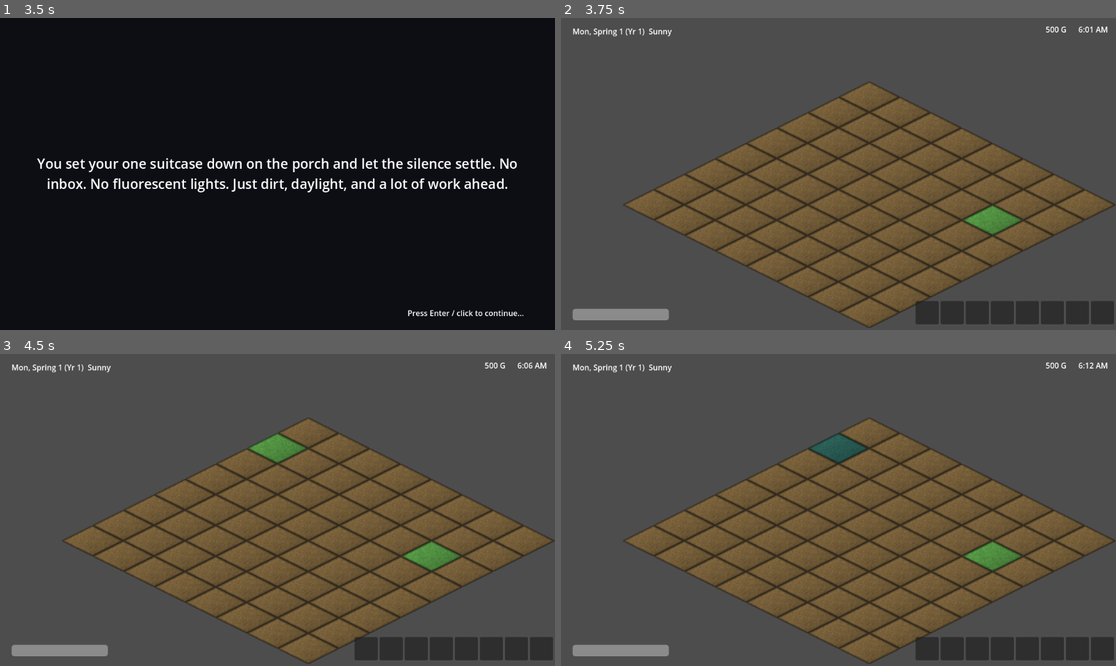
Above: before the commit, frames 1-4 (two rows, left to right).
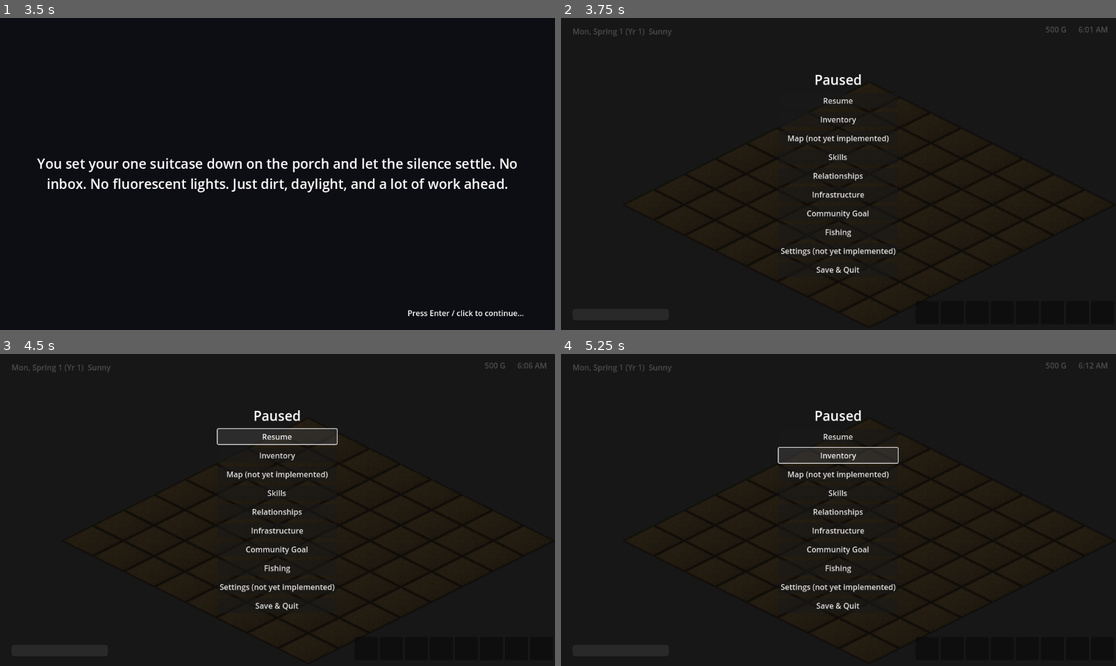
Above: after the commit, the same moments.

Repository: GRITui/story-of-country-side
Game: Godot game, scene res://scenes/Main.tscn
The game is run twice, just before and just after one commit, with the same random seed, the same clock (stepped at 60 frames per second) and the same inputs.
Inputs (mouse positions are in pixels of both pictures, inside the frame that each line leads up to):
- Up to frame 1 (3.5 s): tap Enter (ui_accept) at 0.5, 0.77, 1.25, 2, 2.75 s; move the mouse to (399, 158) at 0.52 s; click (399, 158) at 0.67 s; drag from (166, 189) to (249, 236) at 1.27 s; move the mouse to (333, 105) at 2.02 s; click (333, 105) at 2.17 s; drag from (249, 236) to (111, 127) at 2.77 s
- Up to frame 2 (3.75 s): tap Enter (ui_accept) at 3.5 s; move the mouse to (1005, 220) at 3.52 s; click (1005, 220) at 3.67 s
- Up to frame 3 (4.5 s): tap Enter (ui_accept) at 3.77 s; click (277, 435) at 4.25 s, where only the run after the commit has a clickable "Resume"
- Up to frame 4 (5.25 s): click (838, 453) at 5 s, where only the run after the commit has a clickable "Inventory"

Frame 1 is identical in both runs. In frame 2, 100% of the frame differs, in the area x 0-100%, y 0-100%; in frame 3, 100%; in frame 4, 100%.
Error after the commit: Parse Error: Could not parse global class "RelationshipsOverlay" from "res://scripts/ui/relationships_overlay.gd". (res://scripts/ui/pause_menu.gd:62)

Commit message:
Squad Gamma — Social Simulation (S-Tier P1/P2)
- BirthdayRegistry (6 NPCs, is_birthday_today/get_birthday/get_birthdays_for_date)
- CalendarData + CalendarManager autoload (get_birthdays/festivals_for_date, today helpers)
- RelationshipManager birthday 8x bonus (positive gifts on birthday)
- MarriageManager presentation helpers: get_wedding_date, is_wedding_today, get_wedding_state, get_ceremony_state, get_wedding_countdown_text
- Heart dialogue content: 24 lines across 6 NPCs x levels (Elena/Colton/Sana 2/4/6/8/10 + Marcus/Priya/Tobias 2/4/6), distinct voices per GiftPreferenceTable (miner hates flowers, rancher hates gems, etc.)
- Festival flavor_text for all 4 festivals (bloomtide/sunfield/harvest_moon/hearthlight)
- RelationshipsOverlay birthday indicator 🎂
- CalendarOverlay month view + CalendarOverlay.tscn (birthdays 🎂 / festivals 🎉 / wedding 💒)

Fixes #110, #111, #115, #53. Keep GIFT_PREFERENCE_PATHS 6 NPCs. Lane-disjoint.

Verified headless: birthday 8x, calendar queries, festival flavor, marriage helpers, 24 dialogue lines.

Diff:
--- a/project.godot
+++ b/project.godot
@@ -32,6 +32,7 @@
 WeatherManager="*res://scripts/autoload/weather_manager.gd"
 AudioManager="*res://scripts/autoload/audio_manager.gd"
 SaveManager="*res://scripts/autoload/save_manager.gd"
+CalendarManager="*res://scripts/autoload/calendar_manager.gd"
 
 [rendering]
 
--- /dev/null
+++ b/scenes/ui/CalendarOverlay.tscn
@@ -0,0 +1,59 @@
+[gd_scene load_steps=2 format=3 uid="uid://gamma_calendar_overlay"]
+
+[ext_resource type="Script" path="res://scripts/ui/calendar_overlay.gd" id="1"]
+
+[node name="CalendarOverlay" type="CanvasLayer"]
+script = ExtResource("1")
+
+[node name="Root" type="ColorRect" parent="."]
+anchors_preset = 15
+anchor_right = 1.0
+anchor_bottom = 1.0
+color = Color(0, 0, 0, 0.7)
+
+[node name="Panel" type="PanelContainer" parent="Root"]
+layout_mode = 1
+anchors_preset = 15
+anchor_right = 1.0
+anchor_bottom = 1.0
+offset_left = 32.0
+offset_top = 32.0
+offset_right = -32.0
+offset_bottom = -32.0
+
+[node name="Margin" type="MarginContainer" parent="Root/Panel"]
+layout_mode = 2
+theme_override_constants/margin_left = 20
+theme_override_constants/margin_top = 20
+theme_override_constants/margin_right = 20
+theme_override_constants/margin_bottom = 20
+
+[node name="VBox" type="VBoxContainer" parent="Root/Panel/Margin"]
+layout_mode = 2
+theme_override_constants/separation = 12
+
+[node name="Header" type="HBoxContainer" parent="Root/Panel/Margin/VBox"]
+layout_mode = 2
+
+[node name="TitleLabel" type="Label" parent="Root/Panel/Margin/VBox/Header"]
+layout_mode = 2
+size_flags_horizontal = 3
+text = "Calendar"
+theme_override_font_sizes/font_size = 24
+
+[node name="CloseButton" type="Button" parent="Root/Panel/Margin/VBox/Header"]
+layout_mode = 2
+text = "Close"
+
+[node name="SeasonLabel" type="Label" parent="Root/Panel/Margin/VBox"]
+layout_mode = 2
+text = "Spring — Year 1"
+
+[node name="DayGrid" type="GridContainer" parent="Root/Panel/Margin/VBox"]
+layout_mode = 2
+columns = 7
+
+[node name="DetailLabel" type="Label" parent="Root/Panel/Margin/VBox"]
+layout_mode = 2
+text = "Select a day"
+autowrap_mode = 3
--- /dev/null
+++ b/scripts/autoload/calendar_manager.gd
@@ -0,0 +1,34 @@
+extends Node
+## Autoload: CalendarManager
+## Aggregates birthdays (BirthdayRegistry) + festivals (FestivalManager) for UI.
+const BirthdayRegistryRef = preload("res://scripts/social/birthday_registry.gd")
+
+func get_birthdays_for_date(season: String, day: int) -> Array:
+	return BirthdayRegistryRef.get_birthdays_for_date(season, day)
+
+func get_festivals_for_date(season: String, day: int) -> Array:
+	var result: Array = []
+	if is_instance_valid(FestivalManager):
+		var def = FestivalManager.get_festival_for_date(season, day)
+		if def != null:
+			result.append(def)
+	return result
+
+func get_birthdays_today() -> Array:
+	if not is_instance_valid(TimeManager):
+		return []
+	return get_birthdays_for_date(TimeManager.current_season(), TimeManager.day_in_season)
+
+func get_festivals_today() -> Array:
+	if not is_instance_valid(TimeManager):
+		return []
+	return get_festivals_for_date(TimeManager.current_season(), TimeManager.day_in_season)
+
+func is_birthday_today(npc_name: String) -> bool:
+	return BirthdayRegistryRef.is_birthday_today(npc_name)
+
+func is_any_birthday_today() -> bool:
+	return not get_birthdays_today().is_empty()
+
+func is_festival_today() -> bool:
+	return not get_festivals_today().is_empty()
--- a/scripts/autoload/festival_manager.gd
+++ b/scripts/autoload/festival_manager.gd
@@ -70,10 +70,14 @@
 ## elsewhere. festival_id strings stay internal identifiers (snake_case,
 ## stable independent of the display name players actually see).
 func _register_default_content() -> void:
-	register_festival(_make_festival("bloomtide_fair", "Bloomtide Fair", "Spring", 13))
-	register_festival(_make_festival("sunfield_revel", "Sunfield Revel", "Summer", 15))
-	register_festival(_make_festival("harvest_moon_festival", "Harvest Moon Festival", "Fall", 16))
-	register_festival(_make_festival("hearthlight_festival", "Hearthlight Festival", "Winter", 21))
+	register_festival(_make_festival("bloomtide_fair", "Bloomtide Fair", "Spring", 13,
+		"Spring's first blush — petals on every doorstep, ribbons in the wind, and Elena's flower crowns for every child. Dance barefoot through the meadow at noon."))
+	register_festival(_make_festival("sunfield_revel", "Sunfield Revel", "Summer", 15,
+		"Summer at its golden peak — sunhats, iced tea, and Marcus's dockside fish fry. Stay for the sunset lantern release over the fields."))
+	register_festival(_make_festival("harvest_moon_festival", "Harvest Moon Festival", "Fall", 16,
+		"Autumn's bounty under a honeyed moon — Priya's harvest table groans with corn and pumpkin, and every scarecrow wears a smile."))
+	register_festival(_make_festival("hearthlight_festival", "Hearthlight Festival", "Winter", 21,
+		"Winter's cozy heart — hearth fires, wool blankets, and Tobias's spiced cider. The whole valley gathers to trade stories until the snow glows."))
 
 func _make_festival(festival_id: String, display_name: String, season: String, day_of_season: int, flavor_text: String = "") -> FestivalDefinition:
 	var def := FestivalDefinition.new()
--- a/scripts/autoload/marriage_manager.gd
+++ b/scripts/autoload/marriage_manager.gd
@@ -164,6 +164,63 @@
 			_children += 1
 			child_born.emit(_spouse, _children)
 
+## --- Presentation helpers (Squad Gamma, #111) ---
+## Pure query API for UI — no scene logic, no side effects.
+
+func get_wedding_state() -> String:
+	if is_married():
+		return "married"
+	if is_engaged():
+		return "engaged"
+	return "single"
+
+func get_wedding_date() -> Dictionary:
+	if not is_engaged():
+		return {}
+	# Compute future date by adding days_until_wedding to TimeManager's current date.
+	if not is_instance_valid(TimeManager):
+		return {"season": "Spring", "day": _days_until_wedding}
+	var season_idx: int = TimeManager.season_index
+	var day: int = TimeManager.day_in_season
+	var remaining: int = _days_until_wedding
+	# Walk forward day by day, rolling seasons
+	while remaining > 0:
+		day += 1
+		if day > TimeManager.DAYS_PER_SEASON:
+			day = 1
+			season_idx = (season_idx + 1) % TimeManager.SEASONS.size()
+		remaining -= 1
+	return {"season": TimeManager.SEASONS[season_idx], "day": day, "season_index": season_idx}
+
+func is_wedding_today() -> bool:
+	if not is_engaged():
+		return false
+	if not is_instance_valid(TimeManager):
+		return _days_until_wedding <= 0
+	var wd: Dictionary = get_wedding_date()
+	if wd.is_empty():
+		return false
+	return wd["season"] == TimeManager.current_season() and wd["day"] == TimeManager.day_in_season
+
+func get_wedding_countdown_text() -> String:
+	if is_married():
+		return "Married to %s" % _spouse
+	if is_engaged():
+		if is_wedding_today():
+			return "Wedding today! ♥ %s" % _engaged_to
+		return "Wedding in %d day(s) — %s" % [_days_until_wedding, _engaged_to]
+	return "Not engaged"
+
+func get_ceremony_state() -> Dictionary:
+	return {
+		"state": get_wedding_state(),
+		"spouse": _spouse,
+		"engaged_to": _engaged_to,
+		"days_until": _days_until_wedding,
+		"is_today": is_wedding_today(),
+		"wedding_date": get_wedding_date(),
+	}
+
 func to_save_dict() -> Dictionary:
 	return {
 		"engaged_to": _engaged_to,
--- a/scripts/autoload/relationship_manager.gd
+++ b/scripts/autoload/relationship_manager.gd
@@ -14,6 +14,8 @@
 const MAX_HEARTS := 10
 const MAX_POINTS := POINTS_PER_HEART * MAX_HEARTS
 const TALK_POINTS := 20
+const BIRTHDAY_GIFT_MULTIPLIER := 8
+const BirthdayRegistryRef = preload("res://scripts/social/birthday_registry.gd")
 
 ## npc_name -> .tres path, one entry per shipped GiftPreferenceTable resource
 ## (scripts/social/gift_preferences/, PR #58's Content-lane drop). Flagged as
@@ -46,6 +48,15 @@
 func _ready() -> void:
 	if TimeManager:
 		TimeManager.day_started.connect(_on_day_started)
+	# Register heart event dialogue content (Squad Gamma, #53)
+	var heart_script = load("res://scripts/social/heart_dialogue_content.gd")
+	if heart_script != null:
+		if heart_script.has_method("register_all"):
+			heart_script.register_all(self)
+		else:
+			var tmp = heart_script.new()
+			if tmp.has_method("register_all"):
+				tmp.register_all(self)
 
 func get_points(npc_name: String) -> int:
 	return _points.get(npc_name, 0)
@@ -77,7 +88,9 @@
 	if has_gifted_today(npc_name):
 		return false
 	_gifted_today[npc_name] = true
-	var delta := preferences.point_delta_for(item_id) if preferences else 0
+	var delta: int = preferences.point_delta_for(item_id) if preferences else 0
+	if delta > 0 and BirthdayRegistryRef.is_birthday_today(npc_name): # BirthdayRegistry class_name
+		delta *= BIRTHDAY_GIFT_MULTIPLIER
 	_add_points(npc_name, delta)
 	return true
 
--- /dev/null
+++ b/scripts/social/birthday_registry.gd
@@ -0,0 +1,43 @@
+class_name BirthdayRegistry
+extends RefCounted
+## Central birthday registry — npc_name -> {season, day}.
+## Pure data lane, no scene logic. Keeps GIFT_PREFERENCE_PATHS's 6 NPCs.
+## Dates are spread across the year so every season has a birthday.
+
+const BIRTHDAYS: Dictionary = {
+	"Elena": {"season": "Spring", "day": 6},
+	"Marcus": {"season": "Summer", "day": 22},
+	"Priya": {"season": "Fall", "day": 9},
+	"Tobias": {"season": "Winter", "day": 14},
+	"Sana": {"season": "Spring", "day": 18},
+	"Colton": {"season": "Fall", "day": 3},
+}
+
+## Returns {season, day} for npc_name, or {} if unknown.
+static func get_birthday(npc_name: String) -> Dictionary:
+	return (BIRTHDAYS.get(npc_name, {}) as Dictionary).duplicate()
+
+## True if today (TimeManager.current_season()/day_in_season) matches npc's birthday.
+static func is_birthday_today(npc_name: String) -> bool:
+	var b: Dictionary = BIRTHDAYS.get(npc_name, {})
+	if b.is_empty():
+		return false
+	if not is_instance_valid(TimeManager):
+		return false
+	return TimeManager.current_season() == b["season"] and TimeManager.day_in_season == b["day"]
+
+## Helper for tests / CalendarManager: does season/day match npc's birthday without reading TimeManager.
+static func is_birthday_on(npc_name: String, season: String, day: int) -> bool:
+	var b: Dictionary = BIRTHDAYS.get(npc_name, {})
+	if b.is_empty():
+		return false
+	return b["season"] == season and b["day"] == day
+
+## Returns array of npc_names whose birthday is season/day.
+static func get_birthdays_for_date(season: String, day: int) -> Array:
+	var result: Array = []
+	for npc in BIRTHDAYS.keys():
+		var b: Dictionary = BIRTHDAYS[npc]
+		if b["season"] == season and b["day"] == day:
+			result.append(npc)
+	return result
--- /dev/null
+++ b/scripts/social/calendar_data.gd
@@ -0,0 +1,20 @@
+extends RefCounted
+## Plain registry that aggregates birthdays + festivals for a given date.
+const BirthdayRegistryRef = preload("res://scripts/social/birthday_registry.gd")
+
+static func get_birthdays_for_date(season: String, day: int) -> Array:
+	return BirthdayRegistryRef.get_birthdays_for_date(season, day)
+
+static func get_festivals_for_date(season: String, day: int) -> Array:
+	var result: Array = []
+	if is_instance_valid(FestivalManager):
+		var def = FestivalManager.get_festival_for_date(season, day)
+		if def != null:
+			result.append(def)
+	return result
+
+static func get_all_for_date(season: String, day: int) -> Dictionary:
+	return {
+		"birthdays": get_birthdays_for_date(season, day),
+		"festivals": get_festivals_for_date(season, day),
+	}
--- /dev/null
+++ b/scripts/social/calendar_manager.gd
@@ -0,0 +1,15 @@
+extends Node
+## Shim: social/calendar_manager.gd exists so the spec's
+## scripts/social/calendar_manager.gd path resolves.
+const BirthdayRegistryRef = preload("res://scripts/social/birthday_registry.gd")
+
+func get_birthdays_for_date(season: String, day: int) -> Array:
+	return BirthdayRegistryRef.get_birthdays_for_date(season, day)
+
+func get_festivals_for_date(season: String, day: int) -> Array:
+	var result: Array = []
+	if is_instance_valid(FestivalManager):
+		var def = FestivalManager.get_festival_for_date(season, day)
+		if def != null:
+			result.append(def)
+	return result
--- /dev/null
+++ b/scripts/social/heart_dialogue_content.gd
@@ -0,0 +1,53 @@
+extends RefCounted
+## Heart event dialogue content — Squad Gamma (#53).
+## Distinct voices per GiftPreferenceTable characterization:
+## Elena florist (loves flowers, hates fish), Colton miner (loves ore, hates flowers),
+## Sana rancher (loves wool/milk, hates gems), etc.
+## Registered via RelationshipManager.register_heart_event_dialogue.
+
+const DIALOGUES: Dictionary = {
+	"Elena": {
+		2: "Oh! You remembered I like sweet peas? You're sweeter than any bloom in my shop, you know that?",
+		4: "The other day I was arranging wild flowers and kept thinking — I wish you were there to see them. You make colors feel brighter.",
+		6: "Sometimes I catch myself saving the prettiest snow truffle just for you. Isn't that silly? You've rooted yourself right in my heart.",
+		8: "Elena tucks a pressed sweet pea into your palm: 'For luck. Come back to the flower shop soon — it feels empty when you're not there.'",
+		10: "Elena whispers, her hands trembling around a bouquet: 'Every flower I grow, I grow thinking of you. Will you stay by my side, through every season?'",
+	},
+	"Colton": {
+		2: "You brought me iron ore? Huh. Most folks bring me weeds — I mean flowers. You actually pay attention... Thanks.",
+		4: "Been thinking — the mines are less lonely when I know someone up top remembers my name. That's you, by the way.",
+		6: "Listen, I don't say this easy, but — you feel like a good seam of copper in a dead tunnel. Rare. Worth digging toward.",
+		8: "Colton wipes his hands on his coat and offers a polished stone: 'Found this deep down. Thought you should have it. Don't read too much into it... unless you want to.'",
+		10: "Colton stares at his boots, then at you: 'Ain't got fancy words. But I'd share my last lantern oil with you. That's gotta mean something.'",
+	},
+	"Sana": {
+		2: "Wool! Oh, you remembered — you know I can't stand those shiny rocks folks try to gift me. This is actually useful, thank you!",
+		4: "Watching you help with the animals — you've got gentle hands. The goats trust you, and goats don't trust just anyone.",
+		6: "I saved you the first fresh goat milk this morning without even thinking. Guess you've become part of my routine — my favorite part.",
+		8: "Sana laughs, leaning on the fence: 'The animals like you more than they like me some days. I think they're trying to tell me something.'",
+		10: "Sana takes your hand, calloused and warm: 'This ranch, this life — it's better with you in it. Will you build it with me?'",
+	},
+	"Marcus": {
+		2: "Sturgeon? For me? You know your fish — I'm impressed. Most people bring me flowers and wonder why I look disappointed.",
+		4: "Sunrise over the water's my favorite time. You should come by the dock tomorrow — we could watch it together.",
+		6: "I carved you a little wooden trout. It's rough, but — like you, it reminds me why I love the water.",
+	},
+	"Priya": {
+		2: "Cauliflower! Fresh and perfect — you really listened. The kitchen smells like home when I cook with this.",
+		4: "I tested a new corn chowder recipe today and kept wishing you were here to taste it first.",
+		6: "Priya sets a woven basket down: 'I packed your favorites. You make every harvest feel like a celebration.'",
+	},
+	"Tobias": {
+		2: "A diamond? You shouldn't have — well, actually, you absolutely should have. This is exquisite.",
+		4: "The snow doesn't feel so cold when I know someone warm is thinking of me. That's you, isn't it?",
+		6: "Tobias places a four-leaf clover in your hand: 'I found this on a winter walk and thought of you. Luck like you is rare.'",
+	},
+}
+
+## Called by RelationshipManager._ready. Registers all dialogue lines.
+static func register_all(manager) -> void:
+	for npc_name in DIALOGUES.keys():
+		var by_level: Dictionary = DIALOGUES[npc_name]
+		for heart_level in by_level.keys():
+			var text: String = by_level[heart_level]
+			manager.register_heart_event_dialogue(npc_name, heart_level, text)
--- /dev/null
+++ b/scripts/social/heart_event_dialogue_content.gd
@@ -0,0 +1,53 @@
+extends RefCounted
+## Heart event dialogue content — Squad Gamma (#53).
+## Distinct voices per GiftPreferenceTable characterization:
+## Elena florist (loves flowers, hates fish), Colton miner (loves ore, hates flowers),
+## Sana rancher (loves wool/milk, hates gems), etc.
+## Registered via RelationshipManager.register_heart_event_dialogue.
+
+const DIALOGUES: Dictionary = {
+	"Elena": {
+		2: "Oh! You remembered I like sweet peas? You're sweeter than any bloom in my shop, you know that?",
+		4: "The other day I was arranging wild flowers and kept thinking — I wish you were there to see them. You make colors feel brighter.",
+		6: "Sometimes I catch myself saving the prettiest snow truffle just for you. Isn't that silly? You've rooted yourself right in my heart.",
+		8: "Elena tucks a pressed sweet pea into your palm: 'For luck. Come back to the flower shop soon — it feels empty when you're not there.'",
+		10: "Elena whispers, her hands trembling around a bouquet: 'Every flower I grow, I grow thinking of you. Will you stay by my side, through every season?'",
+	},
+	"Colton": {
+		2: "You brought me iron ore? Huh. Most folks bring me weeds — I mean flowers. You actually pay attention... Thanks.",
+		4: "Been thinking — the mines are less lonely when I know someone up top remembers my name. That's you, by the way.",
+		6: "Listen, I don't say this easy, but — you feel like a good seam of copper in a dead tunnel. Rare. Worth digging toward.",
+		8: "Colton wipes his hands on his coat and offers a polished stone: 'Found this deep down. Thought you should have it. Don't read too much into it... unless you want to.'",
+		10: "Colton stares at his boots, then at you: 'Ain't got fancy words. But I'd share my last lantern oil with you. That's gotta mean something.'",
+	},
+	"Sana": {
+		2: "Wool! Oh, you remembered — you know I can't stand those shiny rocks folks try to gift me. This is actually useful, thank you!",
+		4: "Watching you help with the animals — you've got gentle hands. The goats trust you, and goats don't trust just anyone.",
+		6: "I saved you the first fresh goat milk this morning without even thinking. Guess you've become part of my routine — my favorite part.",
+		8: "Sana laughs, leaning on the fence: 'The animals like you more than they like me some days. I think they're trying to tell me something.'",
+		10: "Sana takes your hand, calloused and warm: 'This ranch, this life — it's better with you in it. Will you build it with me?'",
+	},
+	"Marcus": {
+		2: "Sturgeon? For me? You know your fish — I'm impressed. Most people bring me flowers and wonder why I look disappointed.",
+		4: "Sunrise over the water's my favorite time. You should come by the dock tomorrow — we could watch it together.",
+		6: "I carved you a little wooden trout. It's rough, but — like you, it reminds me why I love the water.",
+	},
+	"Priya": {
+		2: "Cauliflower! Fresh and perfect — you really listened. The kitchen smells like home when I cook with this.",
+		4: "I tested a new corn chowder recipe today and kept wishing you were here to taste it first.",
+		6: "Priya sets a woven basket down: 'I packed your favorites. You make every harvest feel like a celebration.'",
+	},
+	"Tobias": {
+		2: "A diamond? You shouldn't have — well, actually, you absolutely should have. This is exquisite.",
+		4: "The snow doesn't feel so cold when I know someone warm is thinking of me. That's you, isn't it?",
+		6: "Tobias places a four-leaf clover in your hand: 'I found this on a winter walk and thought of you. Luck like you is rare.'",
+	},
+}
+
+## Called by RelationshipManager._ready. Registers all dialogue lines.
+static func register_all(manager) -> void:
+	for npc_name in DIALOGUES.keys():
+		var by_level: Dictionary = DIALOGUES[npc_name]
+		for heart_level in by_level.keys():
+			var text: String = by_level[heart_level]
+			manager.register_heart_event_dialogue(npc_name, heart_level, text)
--- /dev/null
+++ b/scripts/ui/calendar_overlay.gd
@@ -0,0 +1,86 @@
+extends CanvasLayer
+class_name CalendarOverlay
+## Month view showing birthdays + festivals for the current season.
+## Pure display layer over CalendarManager / TimeManager — no save logic.
+## Spec: month view showing birthdays+festivals
+
+signal closed
+
+@onready var _title_label: Label = $Root/Panel/Margin/VBox/Header/TitleLabel
+@onready var _close_button: Button = $Root/Panel/Margin/VBox/Header/CloseButton
+@onready var _season_label: Label = $Root/Panel/Margin/VBox/SeasonLabel
+@onready var _grid: GridContainer = $Root/Panel/Margin/VBox/DayGrid
+@onready var _detail_label: Label = $Root/Panel/Margin/VBox/DetailLabel
+
+var _day_buttons: Array[Button] = []
+
+func _ready() -> void:
+	_close_button.pressed.connect(_on_close_pressed)
+	_build_grid()
+	_refresh()
+
+func _build_grid() -> void:
+	# 28 days, 7 columns
+	for day in range(1, TimeManager.DAYS_PER_SEASON + 1):
+		var btn := Button.new()
+		btn.text = str(day)
+		btn.custom_minimum_size = Vector2(48, 48)
+		btn.pressed.connect(_on_day_pressed.bind(day))
+		_grid.add_child(btn)
+		_day_buttons.append(btn)
+
+func _refresh() -> void:
+	var season: String = TimeManager.current_season()
+	var today: int = TimeManager.day_in_season
+	_title_label.text = "Calendar"
+	_season_label.text = "%s — Year %d  (Today: %s %d)" % [season, TimeManager.year, season, today]
+	for i in range(_day_buttons.size()):
+		var day: int = i + 1
+		var btn: Button = _day_buttons[i]
+		var birthdays: Array = CalendarManager.get_birthdays_for_date(season, day)
+		var festivals: Array = CalendarManager.get_festivals_for_date(season, day)
+		var label: String = str(day)
+		if not birthdays.is_empty():
+			label += "\n🎂"
+		if not festivals.is_empty():
+			label += "\n🎉"
+		btn.text = label
+		# Highlight today
+		if day == today:
+			btn.modulate = Color(1, 0.9, 0.6)
+		else:
+			btn.modulate = Color(1, 1, 1, 1)
+		# Tooltip for hover
+		var tip_parts: Array[String] = []
+		for b in birthdays:
+			tip_parts.append("🎂 %s's Birthday" % b)
+		for f in festivals:
+			tip_parts.append("🎉 %s" % f.display_name)
+		btn.tooltip_text = ", ".join(tip_parts) if not tip_parts.is_empty() else ""
+	_detail_label.text = "Select a day to see details.  🎂 = Birthday  🎉 = Festival"
+
+func _on_day_pressed(day: int) -> void:
+	var season: String = TimeManager.current_season()
+	var birthdays: Array = CalendarManager.get_birthdays_for_date(season, day)
+	var festivals: Array = CalendarManager.get_festivals_for_date(season, day)
+	var parts: Array[String] = []
+	parts.append("%s %d:" % [season, day])
+	if birthdays.is_empty() and festivals.is_empty():
+		parts.append("Nothing special — a good day to work the farm.")
+	else:
+		for b in birthdays:
+			parts.append("🎂 %s's Birthday — gifts give 8× friendship!" % b)
+		for f in festivals:
+			parts.append("🎉 %s — %s" % [f.display_name, f.flavor_text])
+	_detail_label.text = "\n".join(parts)
+	# also handle wedding date hint
+	if MarriageManager.is_engaged():
+		var wd: Dictionary = MarriageManager.get_wedding_date()
+		if wd.get("season") == season and wd.get("day") == day:
+			_detail_label.text += "\n💒 Wedding day — %s!" % MarriageManager.engaged_to()
+
+func _on_close_pressed() -> void:
+	closed.emit()
+
+func _exit_tree() -> void:
+	pass
--- a/scripts/ui/relationships_overlay.gd
+++ b/scripts/ui/relationships_overlay.gd
@@ -1,4 +1,5 @@
 extends CanvasLayer
+const BirthdayRegistryRef = preload("res://scripts/social/birthday_registry.gd")
 class_name RelationshipsOverlay
 ## Full-screen Relationships / Marriage overlay against MarriageManager
 ## (#20) and RelationshipManager (#19).
@@ -110,12 +111,14 @@
 
 	hearts_label.text = "%d/%d hearts" % [RelationshipManager.get_hearts(npc_name), RelationshipManager.MAX_HEARTS]
 
+	var birthday_suffix := " 🎂 Birthday!" if BirthdayRegistryRef.is_birthday_today(npc_name) else ""
+
 	if MarriageManager.spouse_name() == npc_name:
-		status_label.text = "Spouse"
+		status_label.text = "Spouse" + birthday_suffix
 	elif MarriageManager.engaged_to() == npc_name:
-		status_label.text = "Engaged"
+		status_label.text = "Engaged" + birthday_suffix
 	else:
-		status_label.text = ""
+		status_label.text = birthday_suffix.strip_edges()
 
 	propose_button.disabled = not MarriageManager.can_propose(npc_name)
 
